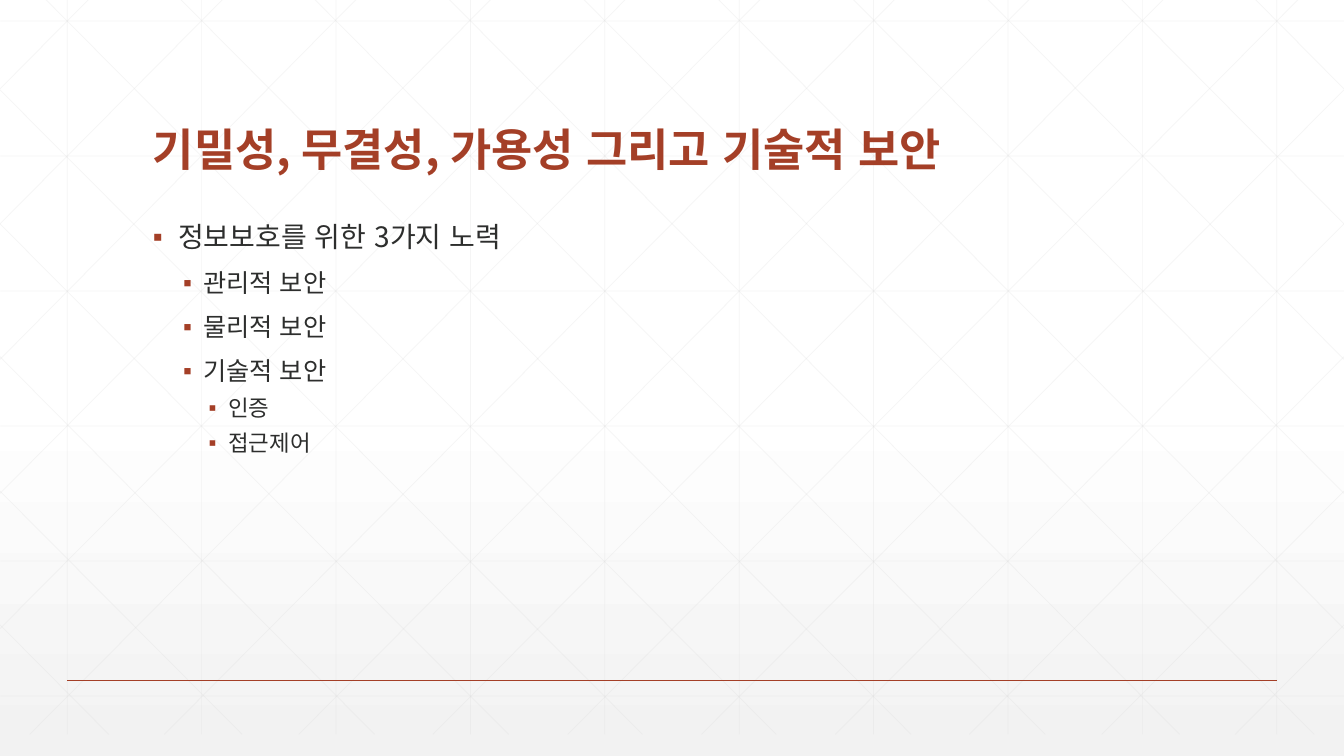
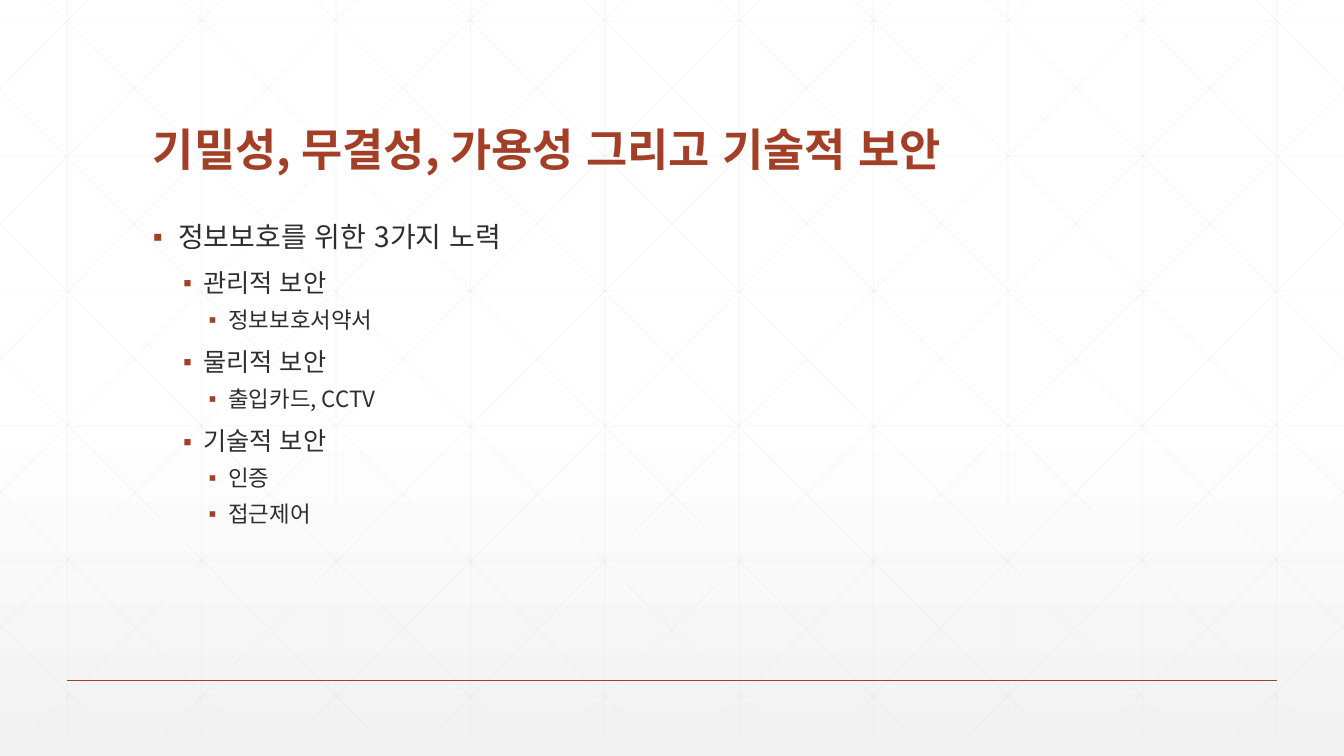
Before and after one commit to zeroshift01/code5, a slide deck: slide 4 of inflearn05/doc/5.인증과 접근제어 기능을 구현합니다..pptx. Drawn at 1344x756 pixels with LibreOffice and Linux fonts; fonts in the diff are those of the drawing. Boxes give left, top, right and bottom in pixels: in the first picture for what was removed or moved away, otherwise in the second. Text is boxed around its words. In the diff, an @@ line names an element or a change of style, - is before the commit and + after.

```diff
--- a/inflearn05/doc/5.인증과 접근제어 기능을 구현합니다..pptx
+++ b/inflearn05/doc/5.인증과 접근제어 기능을 구현합니다..pptx
@@ text at bbox=[228, 309, 372, 330]: paragraph added @@
+    ▪ 정보보호서약서
@@ text at bbox=[228, 388, 376, 411]: paragraph added @@
+    ▪ 출입카드, CCTV
```
Also in this commit, not shown: 2 other slides changed, 2 slides removed, 8 other files.
